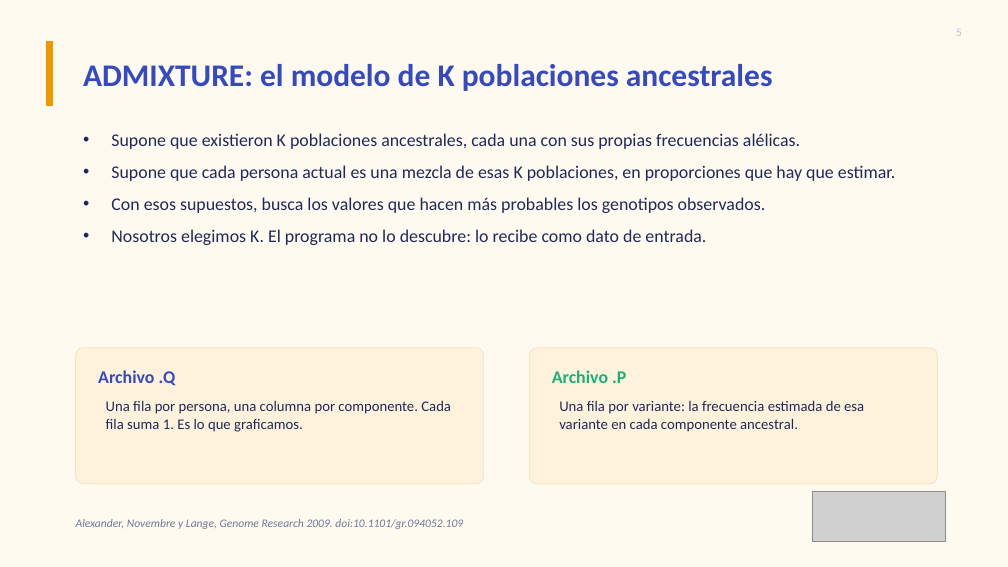
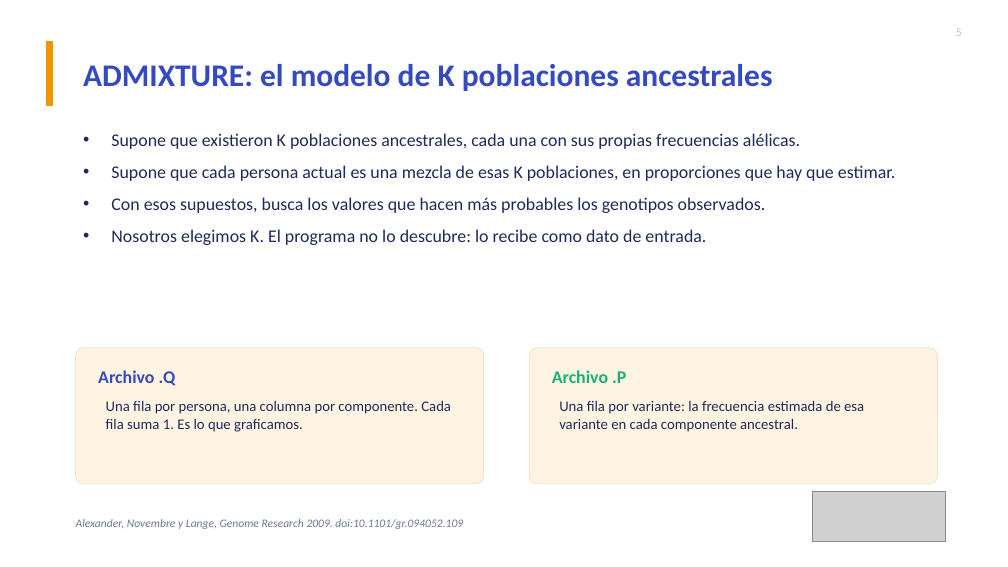
Before and after one commit to YTZ27/curso-ancestria, a slide deck: slide 5 of teoria/Modulo_2_Ancestria_global.pptx. Drawn at 1008x567 pixels with LibreOffice and Linux fonts; fonts in the diff are those of the drawing; grey boxes stand for pictures. Boxes give left, top, right and bottom in pixels: in the first picture for what was removed or moved away, otherwise in the second. Text is boxed around its words. In the diff, an @@ line names an element or a change of style, - is before the commit and + after.

```diff
--- a/teoria/Modulo_2_Ancestria_global.pptx
+++ b/teoria/Modulo_2_Ancestria_global.pptx
@@ background #FFFAF0 to #FFFFFF @@
@@ rounded rectangle at (76, 348, 484, 484): fill #FFF2DC to #FFF4E2 @@
@@ rounded rectangle at (529, 348, 938, 484): fill #FFF2DC to #FFF4E2 @@
```
Also in this commit, not shown: 7 other slides changed, 1 slide added, 3 other files.
